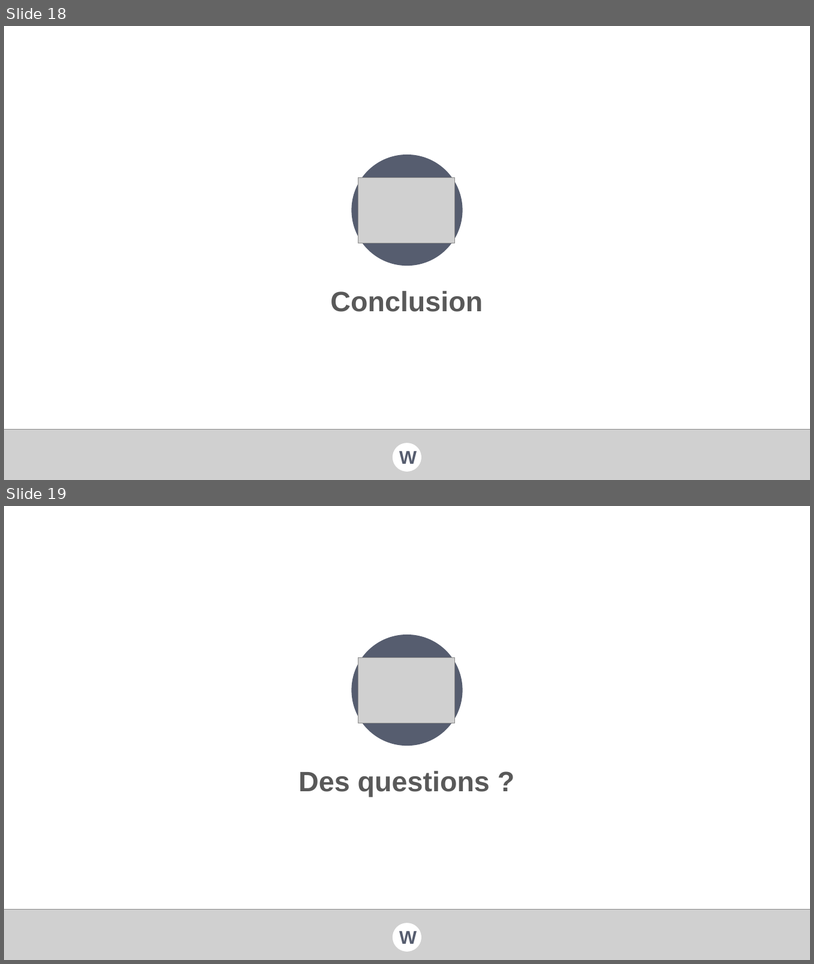
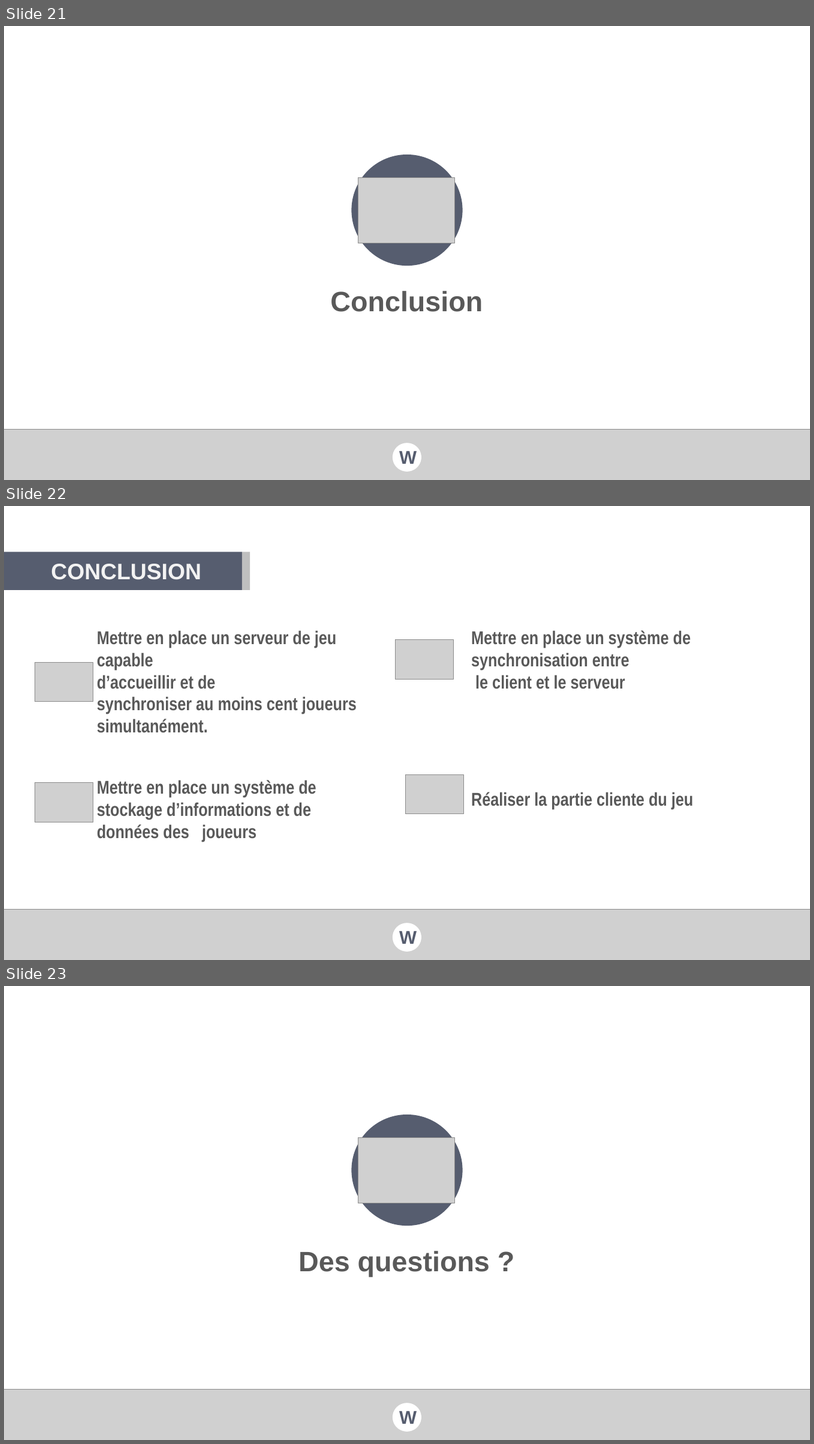
Before and after one commit to val92130/Wander, a slide deck: Docs/Documentation/Presentations/Wander - Forum PI.pptx. Shown one above the other, each under a label of ours: slides 18 and 19 before the commit, slides 21, 22 and 23 after it. The pictures are 814x964 and 814x1444 pixels, drawn with LibreOffice and Linux fonts; fonts in the diff are those of the drawing; grey boxes stand for pictures; background and template pictures are left out. Boxes give left, top, right and bottom in pixels: in the first picture for what was removed or moved away, otherwise in the second. Text is boxed around its words. In the diff, an @@ line names an element or a change of style, - is before the commit and + after.

```diff
--- a/Docs/Documentation/Presentations/Wander - Forum PI.pptx
+++ b/Docs/Documentation/Presentations/Wander - Forum PI.pptx
@@ slide 22 added at bbox=[4, 506, 810, 960], background picture (left out) @@
@@ rectangle added at bbox=[4, 552, 242, 590], fill #565D6F @@
@@ rectangle added at bbox=[242, 552, 251, 590], fill #BFBFBF @@
@@ text added at bbox=[51, 564, 201, 580], 40 pt, text #F2F2F2, bold @@
+CONCLUSION
@@ text added at bbox=[97, 630, 357, 733], 33 pt, text #595959, bold @@
+Mettre en place un serveur de jeu capable
+d’accueillir et de
+synchroniser au moins cent joueurs simultanément.
@@ text added at bbox=[471, 630, 691, 689], 33 pt, text #595959, bold @@
+Mettre en place un système de synchronisation entre
+le client et le serveur
@@ picture added at bbox=[396, 639, 454, 679] @@
@@ picture added at bbox=[35, 662, 93, 702] @@
@@ picture added at bbox=[405, 775, 464, 814] @@
@@ picture added at bbox=[35, 782, 93, 822] @@
@@ text added at bbox=[97, 780, 316, 841], 33 pt, text #595959, bold @@
+Mettre en place un système de stockage d’informations et de données des joueurs
@@ text added at bbox=[471, 792, 693, 809], 33 pt, text #595959, bold @@
+Réaliser la partie cliente du jeu
@@ picture added at bbox=[4, 909, 810, 960] @@
@@ ellipse added at bbox=[393, 922, 422, 951], fill #FFFFFF @@
@@ text added at bbox=[399, 931, 417, 943], 33 pt, text #565D6F, bold @@
+W
@@ what was slide 18 is now slide 21 @@
@@ what was slide 19 is now slide 23 @@
```
Also in this commit, not shown: 2 slides changed, 3 other slides added.
